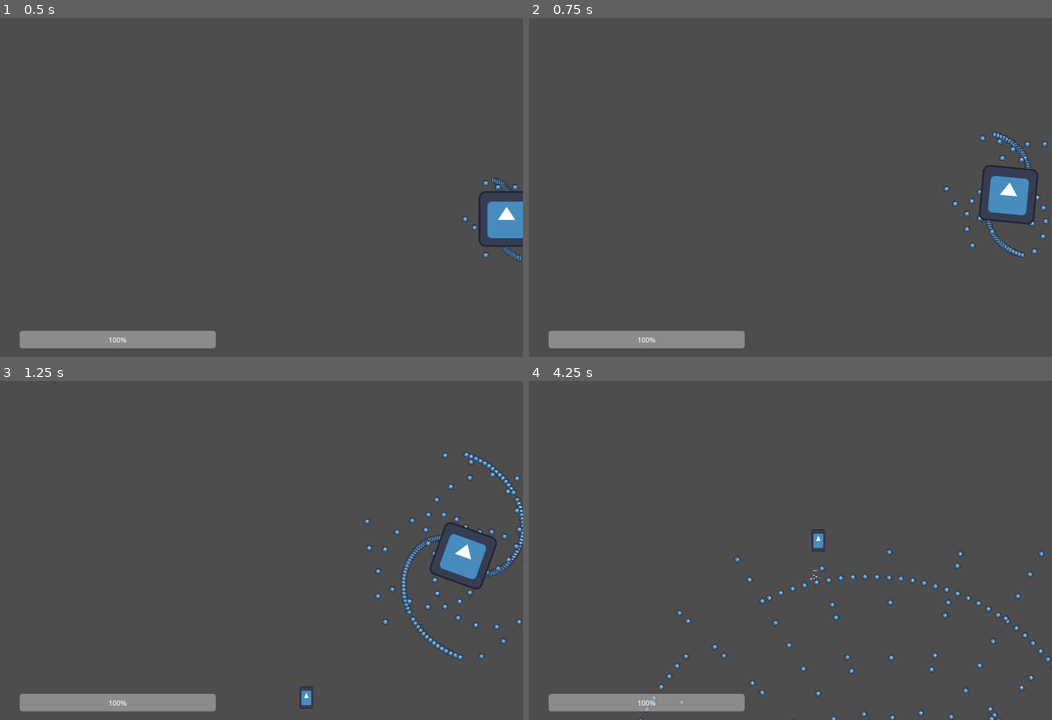
Above: before the commit, frames 1-4 (two rows, left to right).
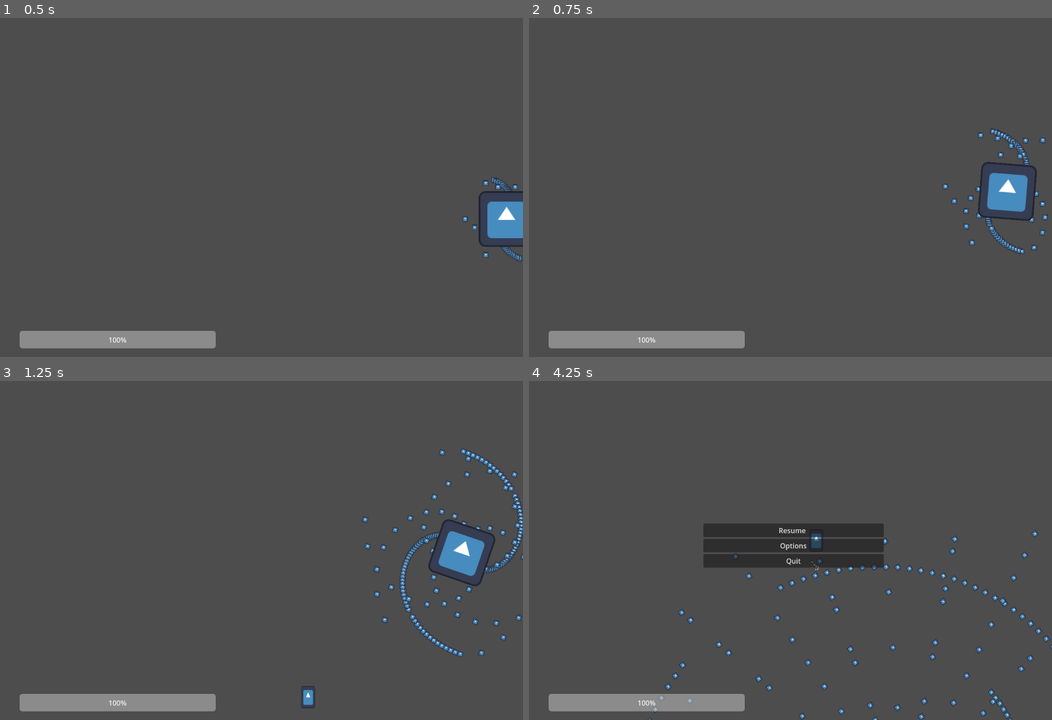
Above: after the commit, the same moments.

Repository: AustereTriceratops/BulletHellEngine
Game: Godot game, scene res://levels/level.tscn
Same seed, same stepped clock (60 frames per second), same inputs: the game is played once before the commit and once after it. The engine's default icon, where the game draws it, is replaced by a stand-in: a white triangle on a blue panel in a dark square.
Inputs (mouse positions are in pixels of both pictures, inside the frame that each line leads up to):
- Up to frame 1 (0.5 s): no input
- Up to frame 2 (0.75 s): move the mouse to (816, 160) at 0.52 s; hold W (player_up) from 0.53 s (still down); hold Q (look_left) from 0.53 s (still down)
- Up to frame 3 (1.25 s): keep holding W (player_up); keep holding Q (look_left)
- Up to frame 4 (4.25 s): keep holding W (player_up); move the mouse to (764, 526) at 1.27 s; release Q (look_left) at 1.28 s; tap E (look_right) at 1.35, 2.85 s; move the mouse to (800, 516) at 2.02 s; hold Q (look_left) 2.03-2.78 s; move the mouse to (785, 530) at 2.77 s; move the mouse to (827, 530) at 3.52 s; hold Q (look_left) from 3.53 s (still down); tap Escape (pause) at 4.15 s

Frame 1 is identical in both runs. In frame 2, 1.4% of the frame differs, in the area x 79-100%, y 32-71%; in frame 3, 2.6%; in frame 4, 5.9%, in the area x 20-100%, y 42-100%.

Commit message:
pause menu

Diff:
--- a/levels/level.gd
+++ b/levels/level.gd
@@ -1,18 +1,35 @@
 extends Node2D
 
+@onready var pauseMenu = $UI.get_node('UIManager').get_node('PauseMenu')
 @export var enemyScene: PackedScene = preload("res://enemies/enemy.tscn")
+
+var paused = false
 
 # ========================
 # ==== CUSTOM METHODS ====
 # ========================
 
+func pause():
+	paused = true
+	Engine.time_scale = 0
+	pauseMenu.show()
 
+
+func resume():
+	paused = false
+	Engine.time_scale = 1
+	pauseMenu.hide()
+
+func quit():
+	get_tree().quit()
 
 # ========================
 # ===== NODE METHODS =====
 # ========================
 
 func _ready():
+	pauseMenu.resume.connect(resume)
+	pauseMenu.quit.connect(quit)
 	var enemy = enemyScene.instantiate()
 	$Enemies.add_child(enemy)
 	enemy.initialize(Vector2(800, 200))
--- a/levels/level.tscn
+++ b/levels/level.tscn
@@ -1,10 +1,11 @@
-[gd_scene load_steps=7 format=3 uid="uid://cwy74via8ycqp"]
+[gd_scene load_steps=8 format=3 uid="uid://cwy74via8ycqp"]
 
 [ext_resource type="Script" path="res://levels/level.gd" id="1_2twt2"]
 [ext_resource type="PackedScene" uid="uid://gnsp8mu4u6ch" path="res://player/Player.tscn" id="3_wkmk4"]
 [ext_resource type="Script" path="res://player/playerCamera.gd" id="4_elmmd"]
 [ext_resource type="Script" path="res://ui/uiManager.gd" id="4_pwtq4"]
 [ext_resource type="Script" path="res://utils/InputManager.gd" id="5_7xnl0"]
+[ext_resource type="PackedScene" uid="uid://dwjq7xbomxtuy" path="res://ui/PauseMenu.tscn" id="5_neoxo"]
 
 [sub_resource type="AtlasTexture" id="AtlasTexture_wme6u"]
 
@@ -33,14 +34,15 @@
 
 [node name="UI" type="CanvasLayer" parent="."]
 
-[node name="Control" type="Control" parent="UI"]
+[node name="UIManager" type="Control" parent="UI"]
 layout_mode = 3
 anchors_preset = 0
 offset_right = 1200.0
 offset_bottom = 900.0
 script = ExtResource("4_pwtq4")
+pauseMenu = ExtResource("5_neoxo")
 
-[node name="Healthbar" type="ProgressBar" parent="UI/Control"]
+[node name="Healthbar" type="ProgressBar" parent="UI/UIManager"]
 layout_mode = 0
 offset_left = 45.0
 offset_top = 840.0
@@ -49,5 +51,9 @@
 step = 10.0
 value = 100.0
 
+[node name="PauseMenu" parent="UI/UIManager" instance=ExtResource("5_neoxo")]
+visible = false
+layout_mode = 1
+
 [node name="InputManager" type="Node" parent="."]
 script = ExtResource("5_7xnl0")
--- a/player/player.gd
+++ b/player/player.gd
@@ -27,10 +27,10 @@
 func handle_mouse_input(event):
 	if event is InputEventMouseMotion:
 		if event.relative.x > 0:
-			self.rotate(0.005)
+			self.rotate(0.02)
 			rotated.emit(rotation)
 		elif event.relative.x < 0:
-			self.rotate(-0.005)
+			self.rotate(-0.02)
 			rotated.emit(rotation)
 
 # ========================
--- /dev/null
+++ b/ui/PauseMenu.gd
@@ -0,0 +1,16 @@
+extends Control
+
+signal resume()
+signal show_options()
+signal quit()
+
+func _on_resume_pressed():
+	resume.emit()
+
+
+func _on_options_pressed():
+	show_options.emit()
+
+
+func _on_quit_pressed():
+	quit.emit()
--- /dev/null
+++ b/ui/PauseMenu.tscn
@@ -0,0 +1,36 @@
+[gd_scene load_steps=2 format=3 uid="uid://dwjq7xbomxtuy"]
+
+[ext_resource type="Script" path="res://ui/PauseMenu.gd" id="1_eu0s2"]
+
+[node name="PauseMenu" type="Control"]
+layout_mode = 3
+anchors_preset = 15
+anchor_right = 1.0
+anchor_bottom = 1.0
+grow_horizontal = 2
+grow_vertical = 2
+script = ExtResource("1_eu0s2")
+
+[node name="VBoxContainer" type="VBoxContainer" parent="."]
+layout_mode = 2
+offset_left = 400.0
+offset_top = 336.0
+offset_right = 814.0
+offset_bottom = 664.0
+alignment = 1
+
+[node name="Resume" type="Button" parent="VBoxContainer"]
+layout_mode = 2
+text = "Resume "
+
+[node name="Options" type="Button" parent="VBoxContainer"]
+layout_mode = 2
+text = "Options"
+
+[node name="Quit" type="Button" parent="VBoxContainer"]
+layout_mode = 2
+text = "Quit"
+
+[connection signal="pressed" from="VBoxContainer/Resume" to="." method="_on_resume_pressed"]
+[connection signal="pressed" from="VBoxContainer/Options" to="." method="_on_options_pressed"]
+[connection signal="pressed" from="VBoxContainer/Quit" to="." method="_on_quit_pressed"]
--- a/ui/uiManager.gd
+++ b/ui/uiManager.gd
@@ -1,4 +1,6 @@
 extends Control
+
+@export var pauseMenu: PackedScene
 
 var playerNode: Node
 
--- a/utils/InputManager.gd
+++ b/utils/InputManager.gd
@@ -1,9 +1,16 @@
 extends Node
+
+signal pause()
+
+@onready var mainNode = get_tree().get_root().get_node('Level')
 
 func _ready():
 	Input.set_mouse_mode(Input.MOUSE_MODE_CAPTURED)
 
-
 func _input(_event):
 	if Input.is_action_just_pressed('pause'):
-		Input.set_mouse_mode(Input.MOUSE_MODE_VISIBLE)
+		if mainNode.paused:
+			mainNode.resume()
+		else:
+			Input.set_mouse_mode(Input.MOUSE_MODE_VISIBLE)
+			mainNode.pause()
